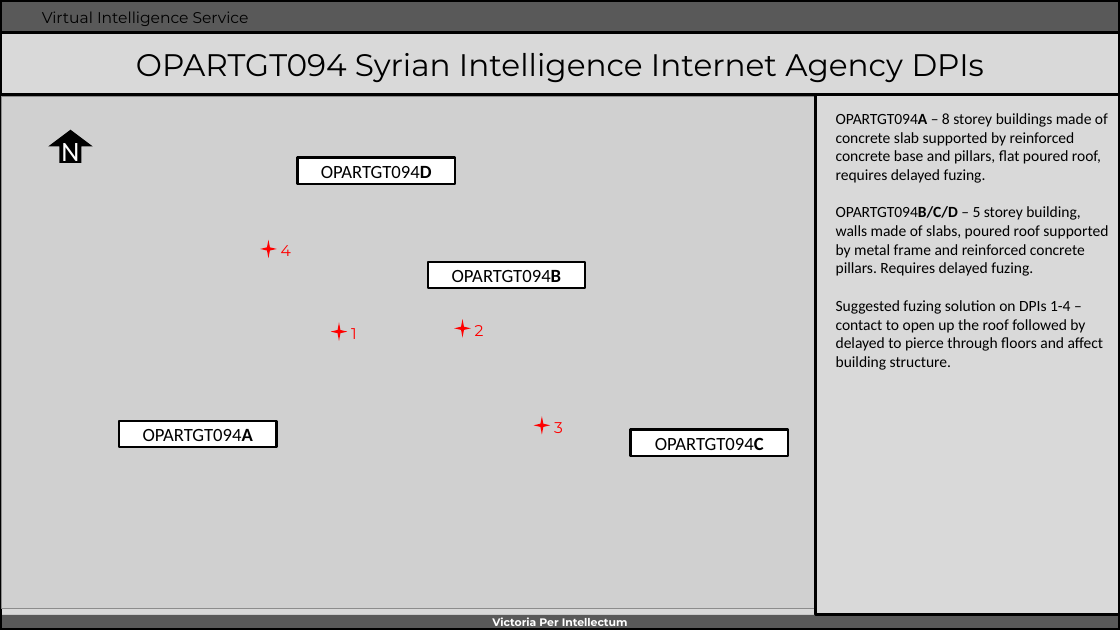
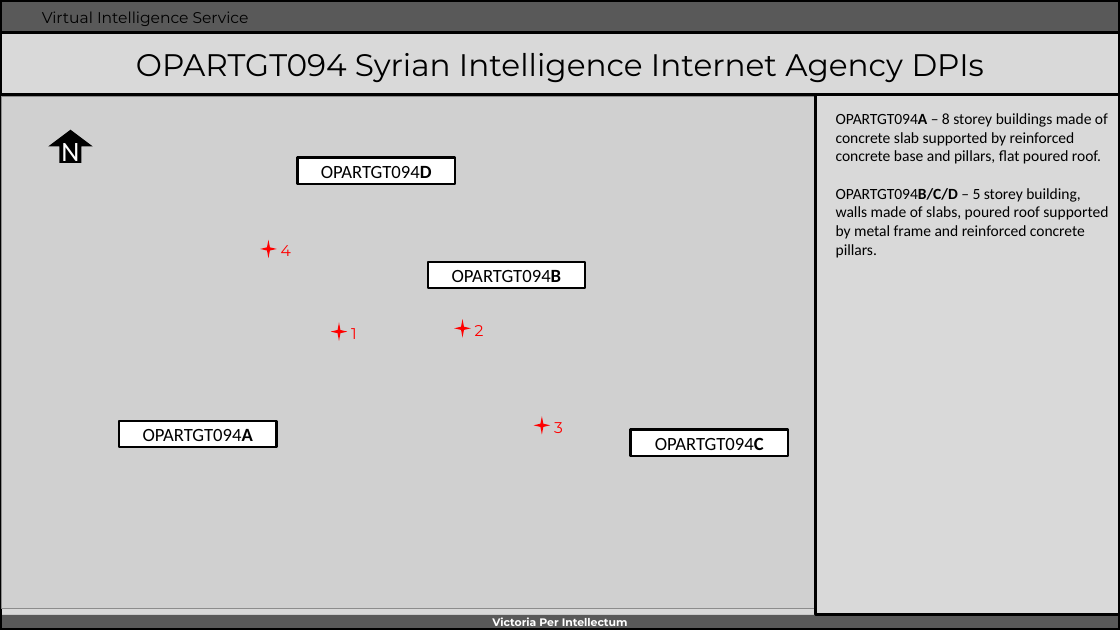
Before and after one commit to 132nd-vWing/VIS, a slide deck: slide 2 of OPAR/WORKSPACE/WIP Target Folders/OPARTGT094_Syrian_Inteligence_Internet_Agency.pptx. Drawn at 1120x630 pixels with LibreOffice and Linux fonts; fonts in the diff are those of the drawing; grey boxes stand for pictures; background and template pictures are left out. Boxes give left, top, right and bottom in pixels: in the first picture for what was removed or moved away, otherwise in the second. Text is boxed around its words. In the diff, an @@ line names an element or a change of style, - is before the commit and + after.

```diff
--- a/OPAR/WORKSPACE/WIP Target Folders/OPARTGT094_Syrian_Inteligence_Internet_Agency.pptx
+++ b/OPAR/WORKSPACE/WIP Target Folders/OPARTGT094_Syrian_Inteligence_Internet_Agency.pptx
@@ text at (x1=836, y1=113, x2=1108, y2=258): text changed @@
-OPARTGT094A – 8 storey buildings made of concrete slab supported by reinforced concrete base and pillars, flat poured roof, requires delayed fuzing.
-OPARTGT094B/C/D – 5 storey building, walls made of slabs, poured roof supported by metal frame and reinforced concrete pillars. Requires delayed fuzing.
-Suggested fuzing solution on DPIs 1-4 – contact to open up the roof followed by delayed to pierce through floors and affect building structure.
+OPARTGT094A – 8 storey buildings made of concrete slab supported by reinforced concrete base and pillars, flat poured roof.
+OPARTGT094B/C/D – 5 storey building, walls made of slabs, poured roof supported by metal frame and reinforced concrete pillars.
```
Also in this commit, not shown: 19 other files.
